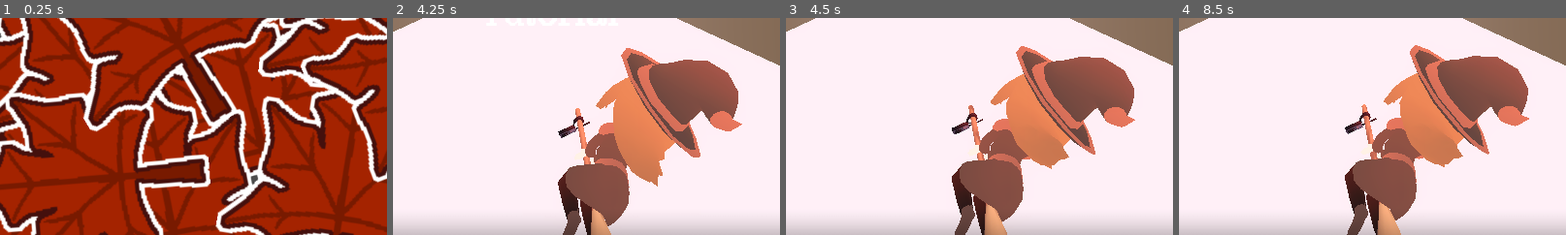
Above: before the commit, frames 1-4 (left to right).
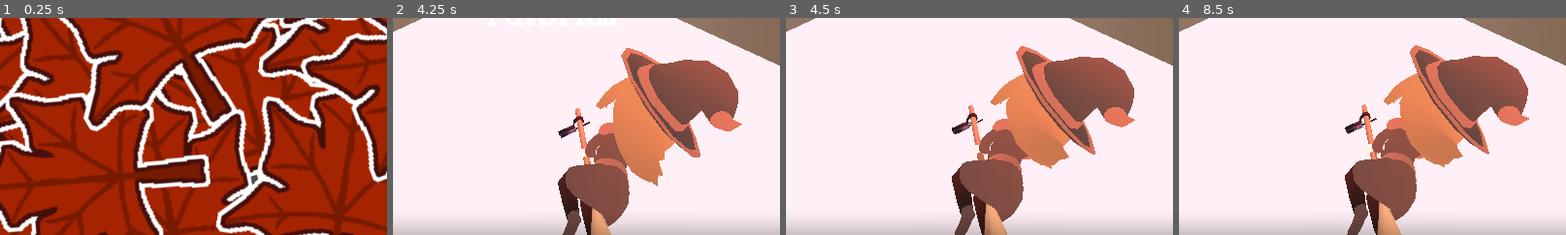
Above: after the commit, the same moments.

Repository: wewewer123/Cozy-Chaos-Fall-2025
Game: Godot game, scene res://scenes/game/GameHolder.tscn
Same seed, same stepped clock (60 frames per second), same inputs: the game is played once before the commit and once after it.
Inputs (mouse positions are % of the whole screen's width and height, from its top left):
- Up to frame 1 (0.25 s): no input
- Up to frame 2 (4.25 s): tap Enter at 0.5 s; move the mouse to (72, 45) at 0.52 s; hold D (right) 0.53-1.25 s; tap G (read_leaf) at 0.6 s; click (72, 45) at 0.67 s; click "story" at 1.25 s; click "story" at 2 s; move the mouse to (30, 55) at 2.77 s; hold A (left) 2.78-3.53 s; tap H (read_lives) at 2.85 s; move the mouse to (60, 28) at 3.52 s; hold D (right) from 3.53 s (still down); tap T at 3.6 s
- Up to frame 3 (4.5 s): keep holding D (right); move the mouse to (45, 70) at 4.27 s; tap Y at 4.35 s; click (45, 70) at 4.42 s
- Up to frame 4 (8.5 s): move the mouse to (80, 65) at 5.02 s; release D (right) at 5.03 s; hold A (left) 5.03-7.28 s; tap one key every 0.75 s from 5.1 s: Tab G (read_leaf) H (read_lives) T Y; move the mouse to (20, 35) at 5.77 s; move the mouse to (55, 50) at 6.52 s; click (55, 50) at 6.67 s; move the mouse to (35, 25) at 7.27 s; hold D (right) from 7.28 s (still down); move the mouse to (72, 45) at 8.02 s
The pictures show only the part of the screen within x 30-80%, y 50-100%; the shares and areas given below are measured in that part.

Frames 1-2 are identical in both runs. In frame 3, 0.1% of the frame differs, in the area x 47-53%, y 40-100%; in frame 4, less than 0.1%.

Commit message:
Implementing Basic Object Pooling Some Systems

Diff:
--- a/scenes/lane_objects/collectables/heart.tscn
+++ b/scenes/lane_objects/collectables/heart.tscn
@@ -21,9 +21,10 @@
 shader_parameter/albedo_texture = ExtResource("2_bqvbl")
 shader_parameter/alpha = 0.0
 
-[node name="Ghost" type="Area3D" node_paths=PackedStringArray("textureSetter")]
+[node name="Ghost" type="Area3D" node_paths=PackedStringArray("node_mover", "textureSetter")]
 collision_layer = 8
 script = ExtResource("1_bqvbl")
+node_mover = NodePath("Movement")
 textureSetter = NodePath("Sprite3D2")
 
 [node name="CollisionShape3D" type="CollisionShape3D" parent="."]
--- a/scenes/lane_objects/collectables/leaf.tscn
+++ b/scenes/lane_objects/collectables/leaf.tscn
@@ -21,9 +21,10 @@
 radius = 1.5371094
 height = 4.751953
 
-[node name="Ghost" type="Area3D" node_paths=PackedStringArray("textureSetter")]
+[node name="Ghost" type="Area3D" node_paths=PackedStringArray("node_mover", "textureSetter")]
 collision_layer = 8
 script = ExtResource("1_r6846")
+node_mover = NodePath("Movement")
 textureSetter = NodePath("Sprite3D")
 
 [node name="Sprite3D" type="Sprite3D" parent="."]
--- a/scenes/lane_objects/obstacles/ghost.tscn
+++ b/scenes/lane_objects/obstacles/ghost.tscn
@@ -21,9 +21,10 @@
 radius = 1.5371094
 height = 4.751953
 
-[node name="Ghost" type="Area3D" node_paths=PackedStringArray("textureSetter")]
+[node name="Ghost" type="Area3D" node_paths=PackedStringArray("node_mover", "textureSetter")]
 collision_layer = 8
 script = ExtResource("1_i3suy")
+node_mover = NodePath("Movement")
 textureSetter = NodePath("Sprite3D")
 
 [node name="Sprite3D" type="Sprite3D" parent="."]
--- a/scenes/lane_objects/obstacles/tree.tscn
+++ b/scenes/lane_objects/obstacles/tree.tscn
@@ -20,10 +20,11 @@
 height = 5.4677734
 radius = 1.8818359
 
-[node name="Tree" type="Area3D" node_paths=PackedStringArray("textureSetter")]
+[node name="Tree" type="Area3D" node_paths=PackedStringArray("node_mover", "textureSetter")]
 collision_layer = 8
 script = ExtResource("1_lrxmn")
 material = SubResource("ShaderMaterial_4jnww")
+node_mover = NodePath("Movement")
 textureSetter = NodePath("Texture")
 
 [node name="CollisionShape3D" type="CollisionShape3D" parent="."]
--- a/scenes/world/Levels/falling_leaf_particle_spawner.gd
+++ b/scenes/world/Levels/falling_leaf_particle_spawner.gd
@@ -5,7 +5,15 @@
 @export var spawn_point_right:Node3D
 @export var spawn_timer:Timer
 
+var all_particles : Array[FallingLeafParticles]
+
 func _ready() -> void:
+	for i in range(80):
+		var particles:FallingLeafParticles = particle_system_scene.instantiate()
+		particles.visible = false
+		all_particles.append(particles)
+		add_child(particles)
+
 	_initial_spawn()
 	spawn_timer.timeout.connect(_spawn)
 
@@ -17,9 +25,19 @@
 	_spawn_on_point_with_z_offset(spawn_point, 0)
 
 func _spawn_on_point_with_z_offset(spawn_point:Node3D, z_offset:float):
-	var particles:Node3D = particle_system_scene.instantiate()
+	var particles:FallingLeafParticles = all_particles.pop_back()
+
+	if particles == null:
+		particles = particle_system_scene.instantiate()
+
+	particles.visible = true
+	particles.global_position = spawn_point.global_position
 	particles.position.z += z_offset
-	spawn_point.add_child(particles)
+	particles.falling_leaf_despawn.connect(_on_particle_despawn)
+
+func _on_particle_despawn(particle:FallingLeafParticles) -> void:
+	particle.falling_leaf_despawn.disconnect(_on_particle_despawn)
+	all_particles.append(particle)
 
 func _initial_spawn():
 	for i in range(20):
--- /dev/null
+++ b/scenes/world/decoration/tree/falling_leaf_particles.gd
@@ -0,0 +1,8 @@
+class_name FallingLeafParticles extends CPUParticles3D
+
+@export var node_mover : NodeMover
+
+signal falling_leaf_despawn(particle:FallingLeafParticles)
+
+func _ready() -> void:
+	node_mover.moved_out_of_sight.connect(falling_leaf_despawn.emit.bind(self))
--- a/scenes/world/decoration/tree/falling_leaf_particles.tscn
+++ b/scenes/world/decoration/tree/falling_leaf_particles.tscn
@@ -1,7 +1,8 @@
-[gd_scene load_steps=7 format=3 uid="uid://pjpq7c6xvo6d"]
+[gd_scene load_steps=8 format=3 uid="uid://pjpq7c6xvo6d"]
 
 [ext_resource type="Texture2D" uid="uid://0m4e23dpbpqw" path="res://assets/art/2D/trees/Leafs.png" id="1_huysv"]
 [ext_resource type="PackedScene" uid="uid://cmse7wm7o0tm3" path="res://scenes/lane_objects/lane_object_movement.tscn" id="2_8fecl"]
+[ext_resource type="Script" uid="uid://bbmsggj3vug3v" path="res://scenes/world/decoration/tree/falling_leaf_particles.gd" id="2_xp57c"]
 
 [sub_resource type="StandardMaterial3D" id="StandardMaterial3D_ne0o8"]
 transparency = 1
@@ -23,7 +24,7 @@
 [sub_resource type="Gradient" id="Gradient_27vjf"]
 colors = PackedColorArray(0.66337353, 0.23878598, 0.21541789, 1, 0.86, 0.4070667, 0.18059999, 1)
 
-[node name="FallingLeafParticles" type="CPUParticles3D"]
+[node name="FallingLeafParticles" type="CPUParticles3D" node_paths=PackedStringArray("node_mover")]
 material_override = SubResource("StandardMaterial3D_ne0o8")
 amount = 10
 lifetime = 4.57
@@ -47,5 +48,7 @@
 color_initial_ramp = SubResource("Gradient_27vjf")
 hue_variation_min = -0.07
 hue_variation_max = 0.08
+script = ExtResource("2_xp57c")
+node_mover = NodePath("Movement")
 
 [node name="Movement" parent="." instance=ExtResource("2_8fecl")]
--- a/scenes/world/decoration/tree/tree_decoration.tscn
+++ b/scenes/world/decoration/tree/tree_decoration.tscn
@@ -5,8 +5,9 @@
 [ext_resource type="PackedScene" uid="uid://dm2tki6bw81f" path="res://scenes/world/decoration/tree/tree_texture.tscn" id="2_cfqu1"]
 [ext_resource type="Script" uid="uid://swufmobnrt5n" path="res://scripts/world/tree_texture_setter.gd" id="3_6lbe6"]
 
-[node name="Tree" type="Node3D" node_paths=PackedStringArray("texture_setter")]
+[node name="Tree" type="Node3D" node_paths=PackedStringArray("node_mover", "texture_setter")]
 script = ExtResource("1_cfqu1")
+node_mover = NodePath("Movement")
 texture_setter = NodePath("Texture")
 
 [node name="Movement" parent="." instance=ExtResource("1_1sskc")]
--- a/scenes/world/enviornment/trees_static.tscn
+++ b/scenes/world/enviornment/trees_static.tscn
@@ -10,159 +10,212 @@
 
 [node name="Tree11" parent="." instance=ExtResource("3_kw3b3")]
 transform = Transform3D(3, 0, 0, 0, 3, 0, 0, 0, 3, -14.885241, 0, -239.85973)
+script = null
 
 [node name="Tree12" parent="." instance=ExtResource("3_kw3b3")]
 transform = Transform3D(3, 0, 0, 0, 3, 0, 0, 0, 3, -12.462839, 0, -244.54248)
+script = null
 
 [node name="Tree14" parent="." instance=ExtResource("3_kw3b3")]
 transform = Transform3D(5, 0, 0, 0, 5, 0, 0, 0, 5, -10, 0, -216.724)
+script = null
 
 [node name="Tree19" parent="." instance=ExtResource("3_kw3b3")]
 transform = Transform3D(5, 0, 0, 0, 5, 0, 0, 0, 5, -5.032055, 0, -216.724)
+script = null
 
 [node name="Tree20" parent="." instance=ExtResource("3_kw3b3")]
 transform = Transform3D(5, 0, 0, 0, 5, 0, 0, 0, 5, 0.9679451, 0, -216.724)
+script = null
 
 [node name="Tree22" parent="." instance=ExtResource("3_kw3b3")]
 transform = Transform3D(5, 0, 0, 0, 5, 0, 0, 0, 5, -16.323666, 0, -216.724)
+script = null
 
 [node name="Tree26" parent="." instance=ExtResource("3_kw3b3")]
 transform = Transform3D(4.1162977, 0, 0, 0, 3.5100672, 0, 0, 0, 5, -14.037681, 0, -224.25433)
+script = null
 
 [node name="Tree28" parent="." instance=ExtResource("3_kw3b3")]
 transform = Transform3D(4.1162977, 0, 0, 0, 3.5100672, 0, 0, 0, 5, -7.6659265, 0, -224.25433)
+script = null
 
 [node name="Tree29" parent="." instance=ExtResource("3_kw3b3")]
 transform = Transform3D(4.1162977, 0, 0, 0, 3.5100672, 0, 0, 0, 5, -1.2903032, 0, -224.25433)
+script = null
 
 [node name="Tree30" parent="." instance=ExtResource("3_kw3b3")]
 transform = Transform3D(4.1162977, 0, 0, 0, 3.5100672, 0, 0, 0, 5, 4.679961, 0, -224.25433)
+script = null
 
 [node name="Tree42" parent="." instance=ExtResource("3_kw3b3")]
 transform = Transform3D(4.1162977, 0, 0, 0, 3.5100672, 0, 0, 0, 5, 11.390422, 0, -224.25433)
+script = null
 
 [node name="Tree47" parent="." instance=ExtResource("3_kw3b3")]
 transform = Transform3D(4.1162977, 0, 0, 0, 3.5100672, 0, 0, 0, 5, 7.20996, 0, -224.25433)
+script = null
 
 [node name="Tree48" parent="." instance=ExtResource("3_kw3b3")]
 transform = Transform3D(4.1162977, 0, 0, 0, 3.5100672, 0, 0, 0, 5, 2.2272968, 0, -224.25433)
+script = null
 
 [node name="Tree49" parent="." instance=ExtResource("3_kw3b3")]
 transform = Transform3D(4.1162977, 0, 0, 0, 3.5100672, 0, 0, 0, 5, -3.2190008, 0, -224.25433)
+script = null
 
 [node name="Tree50" parent="." instance=ExtResource("3_kw3b3")]
 transform = Transform3D(4.1162977, 0, 0, 0, 3.5100672, 0, 0, 0, 5, -9.957205, 0, -224.25433)
+script = null
 
 [node name="Tree51" parent="." instance=ExtResource("3_kw3b3")]
 transform = Transform3D(4.1162977, 0, 0, 0, 3.5100672, 0, 0, 0, 5, -16.759312, 0, -224.25433)
+script = null
 
 [node name="Tree52" parent="." instance=ExtResource("3_kw3b3")]
 transform = Transform3D(4.1162977, 0, 0, 0, 3.5100672, 0, 0, 0, 5, -22.467812, 0, -224.25433)
+script = null
 
 [node name="Tree53" parent="." instance=ExtResource("3_kw3b3")]
 transform = Transform3D(4.1162977, 0, 0, 0, 3.5100672, 0, 0, 0, 5, -29.388094, 0, -224.25433)
+script = null
 
 [node name="Tree54" parent="." instance=ExtResource("3_kw3b3")]
 transform = Transform3D(4.1162977, 0, 0, 0, 3.5100672, 0, 0, 0, 5, -33.525112, 0, -224.25433)
+script = null
 
 [node name="Tree55" parent="." instance=ExtResource("3_kw3b3")]
 transform = Transform3D(4.1162977, 0, 0, 0, 3.5100672, 0, 0, 0, 5, 24.466618, 0, -224.25433)
+script = null
 
 [node name="Tree56" parent="." instance=ExtResource("3_kw3b3")]
 transform = Transform3D(4.1162977, 0, 0, 0, 3.5100672, 0, 0, 0, 5, 36.61864, 0, -228.58888)
+script = null
 
 [node name="Tree43" parent="." instance=ExtResource("3_kw3b3")]
 transform = Transform3D(4.1162977, 0, 0, 0, 3.5100672, 0, 0, 0, 5, 17.285671, 0, -230.04625)
+script = null
 
 [node name="Tree44" parent="." instance=ExtResource("3_kw3b3")]
 transform = Transform3D(4.1162977, 0, 0, 0, 3.5100672, 0, 0, 0, 5, 14.190674, 0, -230.04625)
+script = null
 
 [node name="Tree45" parent="." instance=ExtResource("3_kw3b3")]
 transform = Transform3D(4.1162977, 0, 0, 0, 3.5100672, 0, 0, 0, 5, 11.190674, 0, -230.04625)
+script = null
 
 [node name="Tree23" parent="." instance=ExtResource("3_kw3b3")]
 transform = Transform3D(5, 0, 0, 0, 5, 0, 0, 0, 5, -24.323666, 0, -216.724)
+script = null
 
 [node name="Tree24" parent="." instance=ExtResource("3_kw3b3")]
 transform = Transform3D(5, 0, 0, 0, 5, 0, 0, 0, 5, 4.6763344, 0, -216.724)
+script = null
 
 [node name="Tree25" parent="." instance=ExtResource("3_kw3b3")]
 transform = Transform3D(5, 0, 0, 0, 5, 0, 0, 0, 5, 19.676334, 0, -216.724)
+script = null
 
 [node name="Tree38" parent="." instance=ExtResource("3_kw3b3")]
 transform = Transform3D(5, 0, 0, 0, 5, 0, 0, 0, 5, 10, 0, -216.723)
+script = null
 
 [node name="Tree15" parent="." instance=ExtResource("3_kw3b3")]
 transform = Transform3D(-3, 0, -2.6226832e-07, 0, 3, 0, 2.6226832e-07, 0, -3, 1.9886515, -0.13189986, -249.99493)
+script = null
 
 [node name="Tree39" parent="." instance=ExtResource("3_kw3b3")]
 transform = Transform3D(3, 0, 0, 0, 3, 0, 0, 0, 3, -2, -0.184, -250)
+script = null
 
 [node name="Tree40" parent="." instance=ExtResource("3_kw3b3")]
 transform = Transform3D(3, 0, 0, 0, 3, 0, 0, 0, 3, -3.7020125, 0, -247.55072)
+script = null
 
 [node name="Tree41" parent="." instance=ExtResource("3_kw3b3")]
 transform = Transform3D(3, 0, 0, 0, 3, 0, 0, 0, 3, -3.7020125, 0, -247.55072)
+script = null
 
 [node name="Tree16" parent="." instance=ExtResource("3_kw3b3")]
 transform = Transform3D(3, 0, 0, 0, 3, 0, 0, 0, 3, 14.667448, 0, -232.72878)
+script = null
 
 [node name="Tree18" parent="." instance=ExtResource("3_kw3b3")]
 transform = Transform3D(4, 0, 0, 0, 4, 0, 0, 0, 4, 14.667448, 0, -224.48157)
+script = null
 
 [node name="Tree21" parent="." instance=ExtResource("3_kw3b3")]
 transform = Transform3D(3, 0, 0, 0, 3, 0, 0, 0, 3, 14.667448, 0, -215.40416)
+script = null
 
 [node name="Tree27" parent="." instance=ExtResource("3_kw3b3")]
 transform = Transform3D(3, 0, 0, 0, 3, 0, 0, 0, 3, 22.281992, 0, -230.13872)
+script = null
 
 [node name="Tree17" parent="." instance=ExtResource("3_kw3b3")]
 transform = Transform3D(3, 0, 0, 0, 3, 0, 0, 0, 3, -22.676052, 0, -232.72878)
+script = null
 
 [node name="Tree2" parent="." instance=ExtResource("3_kw3b3")]
 transform = Transform3D(3, 0, 0, 0, 3, 0, 0, 0, 3, 4.63745, 0.0057883263, -247.92732)
+script = null
 
 [node name="Tree3" parent="." instance=ExtResource("3_kw3b3")]
 transform = Transform3D(3, 0, 0, 0, 3, 0, 0, 0, 3, 5.263855, 0, -242.34578)
+script = null
 
 [node name="Tree4" parent="." instance=ExtResource("3_kw3b3")]
 transform = Transform3D(3, 0, 0, 0, 3, 0, 0, 0, 3, -8.96266, 0, -248.63463)
+script = null
 
 [node name="Tree9" parent="." instance=ExtResource("3_kw3b3")]
 transform = Transform3D(3, 0, 0, 0, 3, 0, 0, 0, 3, -6.0136337, 0, -246.95723)
+script = null
 
 [node name="Tree5" parent="." instance=ExtResource("3_kw3b3")]
 transform = Transform3D(3, 0, 0, 0, 3, 0, 0, 0, 3, 8.158781, 0.015114784, -238.1096)
+script = null
 
 [node name="Tree10" parent="." instance=ExtResource("3_kw3b3")]
 transform = Transform3D(3, 0, 0, 0, 3, 0, 0, 0, 3, 10.561897, 0, -238.0904)
+script = null
 
 [node name="Tree31" parent="." instance=ExtResource("3_kw3b3")]
 transform = Transform3D(3, 0, 0, 0, 3, 0, 0, 0, 3, 10.561897, 0, -234.0904)
+script = null
 
 [node name="Tree32" parent="." instance=ExtResource("3_kw3b3")]
 transform = Transform3D(3, 0, 0, 0, 3, 0, 0, 0, 3, 10.561897, 0, -244.73103)
+script = null
 
 [node name="Tree33" parent="." instance=ExtResource("3_kw3b3")]
 transform = Transform3D(3, 0, 0, 0, 3, 0, 0, 0, 3, 8.614515, 0.0056684017, -244.73482)
+script = null
 
 [node name="Tree34" parent="." instance=ExtResource("3_kw3b3")]
 transform = Transform3D(3, 0, 0, 0, 3, 0, 0, 0, 3, -10.213855, 0.018414497, -244.71104)
+script = null
 
 [node name="Tree35" parent="." instance=ExtResource("3_kw3b3")]
 transform = Transform3D(3, 0, 0, 0, 3, 0, 0, 0, 3, -11.9368, 0, -249.84233)
+script = null
 
 [node name="Tree36" parent="." instance=ExtResource("3_kw3b3")]
 transform = Transform3D(3, 0, 0, 0, 3, 0, 0, 0, 3, -14.9909935, 0, -244.23604)
+script = null
 
 [node name="Tree37" parent="." instance=ExtResource("3_kw3b3")]
 transform = Transform3D(3, 0, 0, 0, 3, 0, 0, 0, 3, -18.990993, 0, -240.16525)
+script = null
 
 [node name="Tree6" parent="." instance=ExtResource("3_kw3b3")]
 transform = Transform3D(3, 0, 0, 0, 3, 0, 0, 0, 3, 13.160427, 0, -238.0904)
+script = null
 
 [node name="Tree7" parent="." instance=ExtResource("3_kw3b3")]
 transform = Transform3D(3, 0, 0, 0, 3, 0, 0, 0, 3, 17.606289, 0, -243.737)
+script = null
 
 [node name="Tree8" parent="." instance=ExtResource("3_kw3b3")]
 transform = Transform3D(3, 0, 0, 0, 3, 0, 0, 0, 3, 6.8893223, 0, -243.737)
+script = null
--- a/scripts/lane_objects/collision_object.gd
+++ b/scripts/lane_objects/collision_object.gd
@@ -1,14 +1,20 @@
 extends Area3D
 class_name CollisionObject
 
+@export var node_mover : NodeMover
 @export var textureSetter : TreeTextureSetter
 @onready var directionalAudio : DirectionalAudioManager = $LaneEntityDirectionalAudio
 
 var applied_collision_effect:bool = false
 
 func init(player_locator:PlayerLocator, next_audio_bus_index:int):
+	node_mover.moved_out_of_sight.connect(_on_object_out_of_sight)
+
 	if(directionalAudio != null):
 		directionalAudio.init(player_locator, next_audio_bus_index)
+
+func _on_object_out_of_sight() -> void:
+	queue_free()
 
 func set_texture_alpha(value : float) -> void:
 	textureSetter.set_alpha(value)
--- a/scripts/world/node_mover.gd
+++ b/scripts/world/node_mover.gd
@@ -1,13 +1,16 @@
-extends Node
+class_name NodeMover extends Node
 
 const DESPAWN_Y_VALUE: float = 70
 
 var parent: Node3D
+
+signal moved_out_of_sight
 
 func _ready() -> void:
 	parent = get_parent()
 
 func _process(delta):
 	parent.global_position += Vector3(0, 0, 1.0) * Globals.cur_move_speed * delta
+
 	if parent.global_position.z > DESPAWN_Y_VALUE:
-		parent.queue_free()
+		moved_out_of_sight.emit()
--- a/scripts/world/tree_collection.gd
+++ b/scripts/world/tree_collection.gd
@@ -4,11 +4,19 @@
 @export var tree_scene: PackedScene
 @export var tree_textures: Array[Texture2D] = []
 
-# TODO: Adding object pool for performance
-func create_random_tree() -> Node3D:
-	var tree : TreeDecoration = tree_scene.instantiate()
-	tree.set_texture(tree_textures.pick_random())
-	return tree
+var trees : Array[TreeDecoration]
+
+func instantiate_trees(count:int) -> void:
+	for i in range(count):
+		var tree : TreeDecoration = tree_scene.instantiate()
+		tree.set_texture(tree_textures.pick_random())
+		trees.append(tree)
+
+func get_tree() -> Node3D:
+	return trees.pop_back()
 
 func get_random_tree_texture() -> Texture2D:
 	return tree_textures.pick_random()
+
+func return_tree_to_queue(tree:TreeDecoration) -> void:
+	trees.append(tree)
--- a/scripts/world/tree_decoration.gd
+++ b/scripts/world/tree_decoration.gd
@@ -1,7 +1,13 @@
 extends Node3D
 class_name TreeDecoration
 
+@export var node_mover : NodeMover
 @export var texture_setter: TreeTextureSetter
+
+signal tree_despawned(tree:TreeDecoration)
+
+func _ready() -> void:
+	node_mover.moved_out_of_sight.connect(tree_despawned.emit.bind(self))
 
 func set_texture(texture:Texture2D):
 	texture_setter.set_texture(texture)
--- a/scripts/world/tree_spawner.gd
+++ b/scripts/world/tree_spawner.gd
@@ -8,12 +8,10 @@
 @export var maxTreesPerSpawn : int = 3
 @export var minTreesPerSpawn : int = 3
 
-var tree_object_pool := []
+var timer = spawnInterval;
 
-var max_tree_pool_count = 200
-
-# Called when the node enters the scene tree for the first time.
 func _ready() -> void:
+	tree_collection.instantiate_trees(999)
 	var spawn_z = leftSpawnPoint.global_position.z
 	var tempLeft =  leftSpawnPoint.position
 	var tempRight =  rightSpawnPoint.position
@@ -23,8 +21,6 @@
 		spawn_z += (spawnInterval * 20)
 		tempLeft.z = spawn_z
 		tempRight.z = spawn_z
-
-var timer = spawnInterval;
 
 func _process(delta: float) -> void:
 	timer -= delta
@@ -38,12 +34,18 @@
 #		and not move all trees independently
 func _spawnTrees(count:int, pos:Vector3, spawn_direction:int):
 	for i in range(count):
-		var tree:Node3D = tree_collection.create_random_tree()
+		var tree:TreeDecoration = tree_collection.get_tree()
+		tree.tree_despawned.connect(despawn_tree)
 		add_child(tree)
 		tree.global_position = pos
 		tree.global_position.x += i * 4 * spawn_direction + rand_range_float(-4, 4)
 		tree.global_position.z += randf() * 2
 		tree.scale = scale * (randf() * 4 + 2)
 
+func despawn_tree(tree:TreeDecoration) -> void:
+	remove_child(tree)
+	tree.tree_despawned.disconnect(despawn_tree)
+	tree_collection.return_tree_to_queue(tree)
+
 func rand_range_float(minF: float, maxF: float) -> float:
 	return randf() * (maxF - minF) + minF
Not shown, added: scenes/world/decoration/tree/falling_leaf_particles.gd.uid
